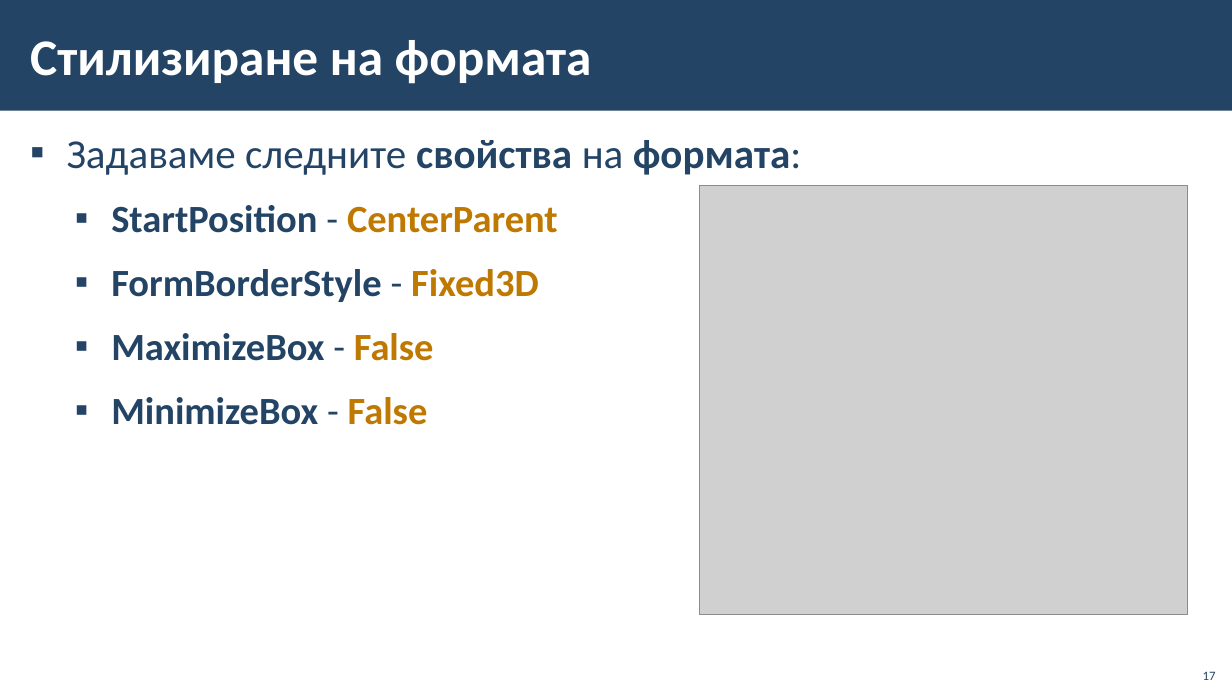
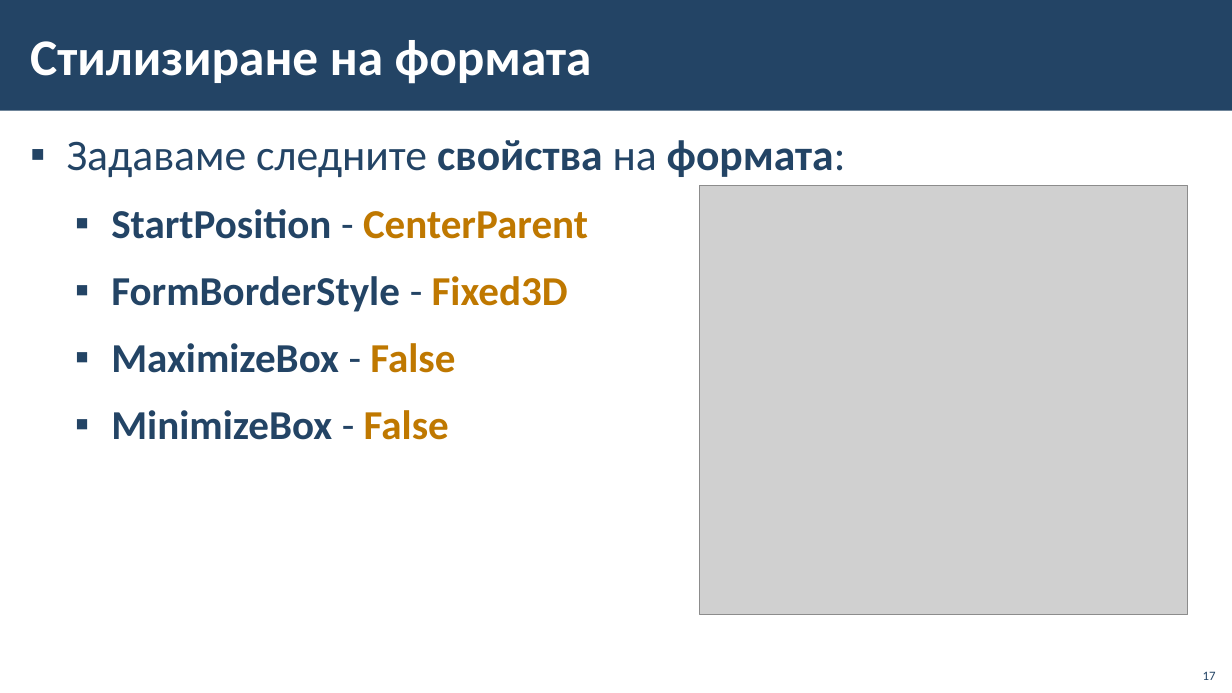
Before and after one commit to BG-IT-Edu/School-Programming, a slide deck: slide 17 of Courses/Software-Sciences/Module-4-Information-Systems-New/12-Implementation-of-Information-System/12-Implementation-of-Information-System-First-Part.pptx. Drawn at 1232x693 pixels with LibreOffice and Linux fonts; fonts in the diff are those of the drawing; grey boxes stand for pictures; background and template pictures are left out. Boxes give left, top, right and bottom in pixels: in the first picture for what was removed or moved away, otherwise in the second. Text is boxed around its words. In the diff, an @@ line names an element or a change of style, - is before the commit and + after.

```diff
--- a/Courses/Software-Sciences/Module-4-Information-Systems-New/12-Implementation-of-Information-System/12-Implementation-of-Information-System-First-Part.pptx
+++ b/Courses/Software-Sciences/Module-4-Information-Systems-New/12-Implementation-of-Information-System/12-Implementation-of-Information-System-First-Part.pptx
@@ text "Задаваме следните свойства на формата:" at box(67, 140, 846, 440): size 32 to 34 pt in "Задаваме следните свойства на формата:"; size 30 to 32 pt in "StartPosition - CenterParent", "FormBorderStyle - Fixed3D", "MaximizeBox - False", "MinimizeBox - False" @@
```
Also in this commit, not shown: 12 other slides changed, 1 slide added.
